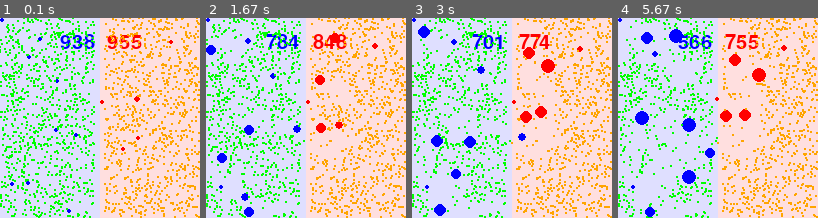
Above: before the commit, frames 1-4 (left to right).
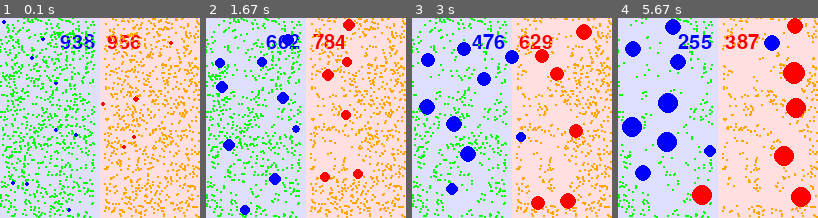
Above: after the commit, the same moments.

Repository: TOEGENT/pygame_project
Game: pygame game, started from main.py
Same seed, same stepped clock (60 frames per second), same inputs: the game is played once before the commit and once after it.
Inputs (mouse positions are in pixels of both pictures, inside the frame that each line leads up to):
- Up to frame 1 (0.1 s): no input
- Up to frame 2 (1.67 s): click (306, 118) at 0.38 s; click (326, 162) at 0.72 s; click (378, 188) at 1.05 s; click (258, 78) at 1.38 s
- Up to frame 3 (3 s): click (514, 138) at 1.72 s; click (588, 194) at 2.05 s; click (480, 52) at 2.38 s; click (580, 170) at 2.72 s
- Up to frame 4 (5.67 s): click (654, 138) at 3.05 s; click (658, 78) at 3.38 s; click (670, 154) at 3.72 s; click (790, 164) at 4.05 s; click (658, 192) at 4.38 s; click (654, 130) at 4.72 s; click (730, 174) at 5.05 s; click (754, 184) at 5.38 s

The runs differ from the first frame. In frame 1, 0.7% of the frame differs, in the area x 0-87%, y 0-98%; in frame 2, 9.0%; in frame 3, 15%; in frame 4, 21%, in the area x 0-97%, y 0-100%.

Commit message:
улучшил логику с опредлелением команды у еды

Diff:
--- a/game/game.py
+++ b/game/game.py
@@ -98,12 +98,13 @@
         self.foods.add(new_food)
         cell_pos = self._cell_pos(new_food.pos)
         self.food_hash[cell_pos].append(new_food)
-        orientation = new_food.pos[0]//(config.WINDOW_WIDTH//2)
-        if orientation==config.TEAM_BLUE:
+
+        half = config.WINDOW_WIDTH/2
+        if new_food.pos[0]<half:
             new_food.team=config.TEAM_BLUE
             new_food.color = config.COLOR_GREEN
             self.blue_score+=new_food.mass
-        elif orientation==config.TEAM_RED:
+        elif new_food.pos[0]>half:
             new_food.team=config.TEAM_RED
             new_food.color = config.COLOR_ORANGE
             self.red_score+=new_food.mass
@@ -201,12 +202,14 @@
             new_mass = config.DEATH_MASS+(ball.mass-config.DEATH_MASS)*0.99**(factor)
 
         else:
-            new_mass = config.DEATH_MASS+(ball.mass-config.DEATH_MASS)*0.99**(30*dt)
+            new_mass = config.DEATH_MASS+(ball.mass-config.DEATH_MASS)*0.99**(dt)
         ball.mass = new_mass
 
         ball.eats.clear()
 
-    def update_ball_pos(self,ball,neighbours):
+    def update_ball_pos(self,ball):
+        cell_poses = self.get_ball_cells(ball.pos,ball.radius*3)
+        neighbours = self.get_neighbours(cell_poses)
         ball.old_pos = (ball.pos[0],ball.pos[1])
         if ball is self.player_ball:
                 ball.view_point = pygame.mouse.get_pos()
@@ -225,7 +228,7 @@
         if round(ball.mass,2)<=config.DEATH_MASS:
             self._remove_ball(ball)
         else:
-            self.update_ball_pos(ball,neighbours)
+            self.update_ball_pos(ball)
 
     def update_food_status(self,food):
         if food.is_eaten_by:
